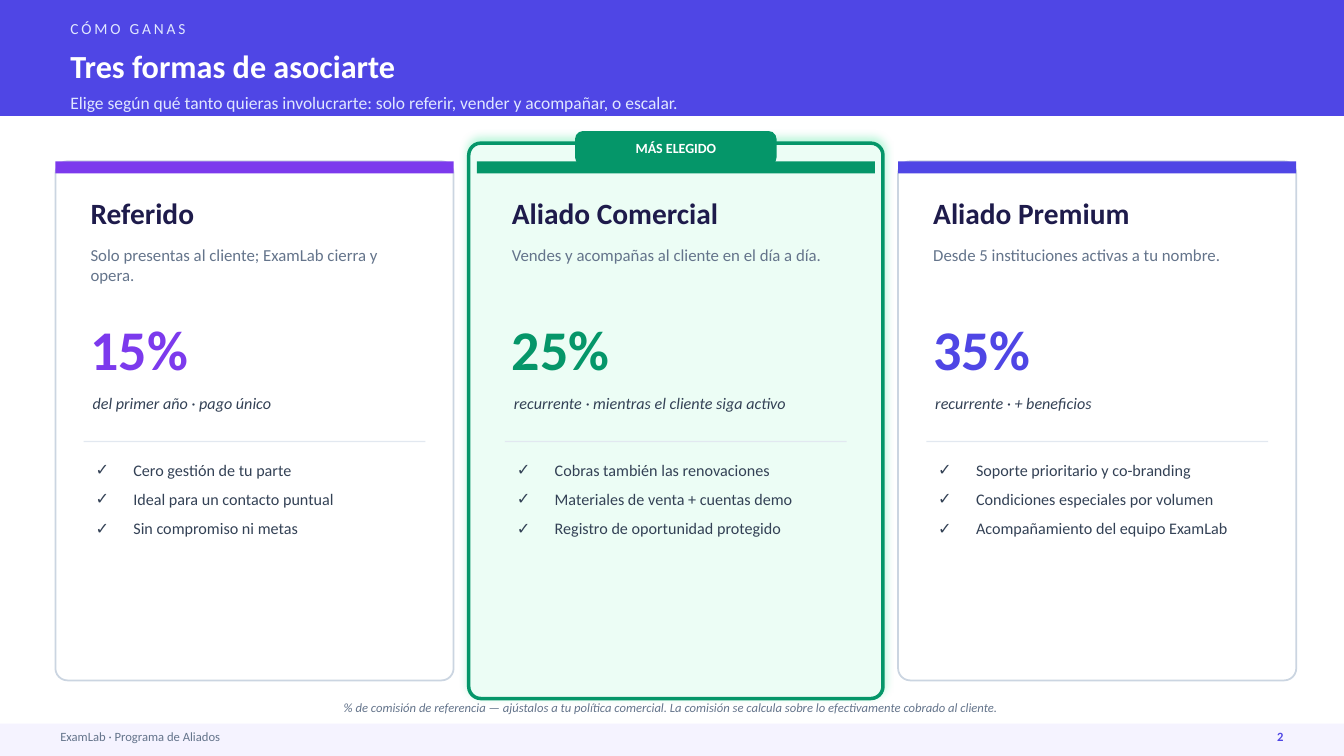
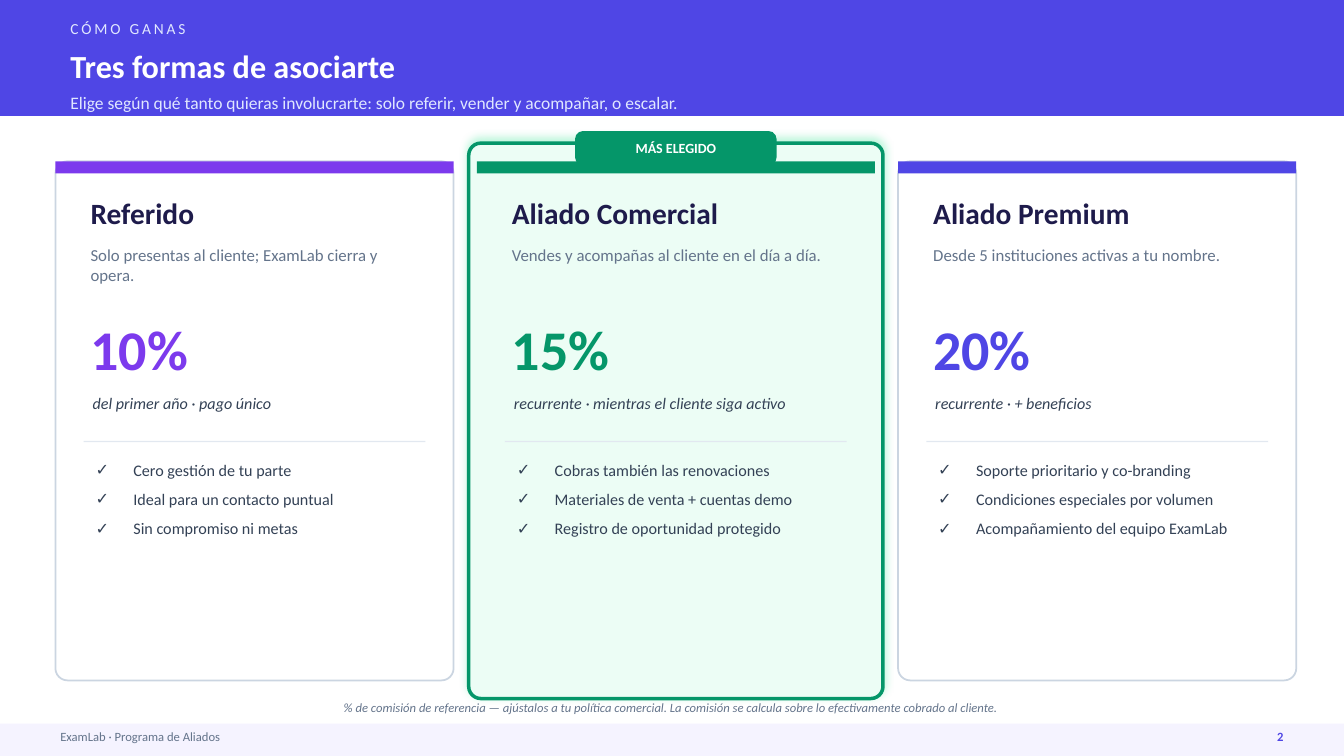
Before and after one commit to AndresDFX/examlab, a slide deck: slide 3 of docs/demos/presentacion/ExamLab-Presentacion-Aliados.pptx. Drawn at 1344x756 pixels with LibreOffice and Linux fonts; fonts in the diff are those of the drawing. Boxes give left, top, right and bottom in pixels: in the first picture for what was removed or moved away, otherwise in the second. Text is boxed around its words. In the diff, an @@ line names an element or a change of style, - is before the commit and + after.

```diff
--- a/docs/demos/presentacion/ExamLab-Presentacion-Aliados.pptx
+++ b/docs/demos/presentacion/ExamLab-Presentacion-Aliados.pptx
@@ text at [91, 331, 188, 371]: text changed @@
-15%
+10%
@@ text at [512, 331, 609, 371]: text changed @@
-25%
+15%
@@ text at [933, 331, 1030, 371]: text changed @@
-35%
+20%
```
Also in this commit, not shown: 1 other slide changed, 4 other files.
